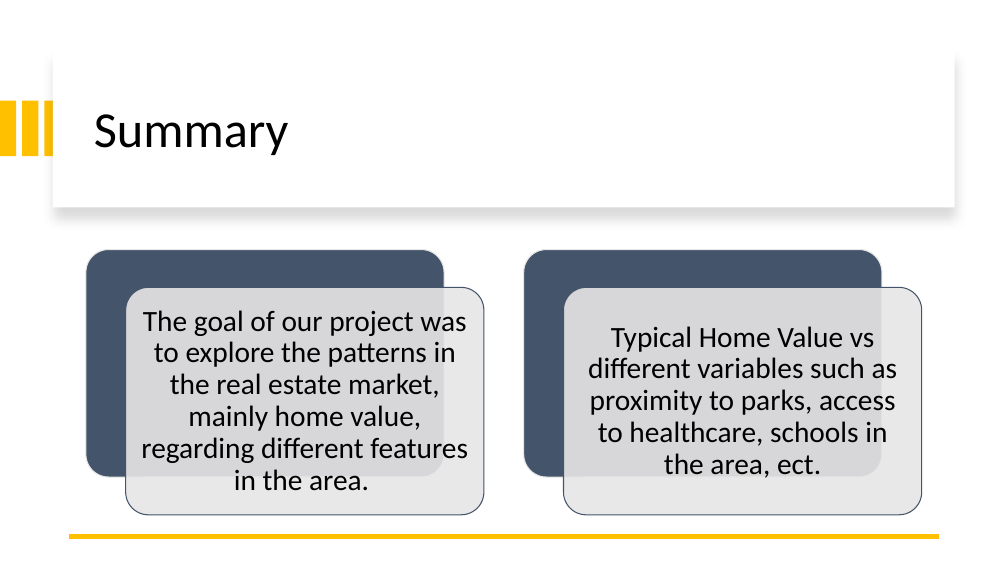
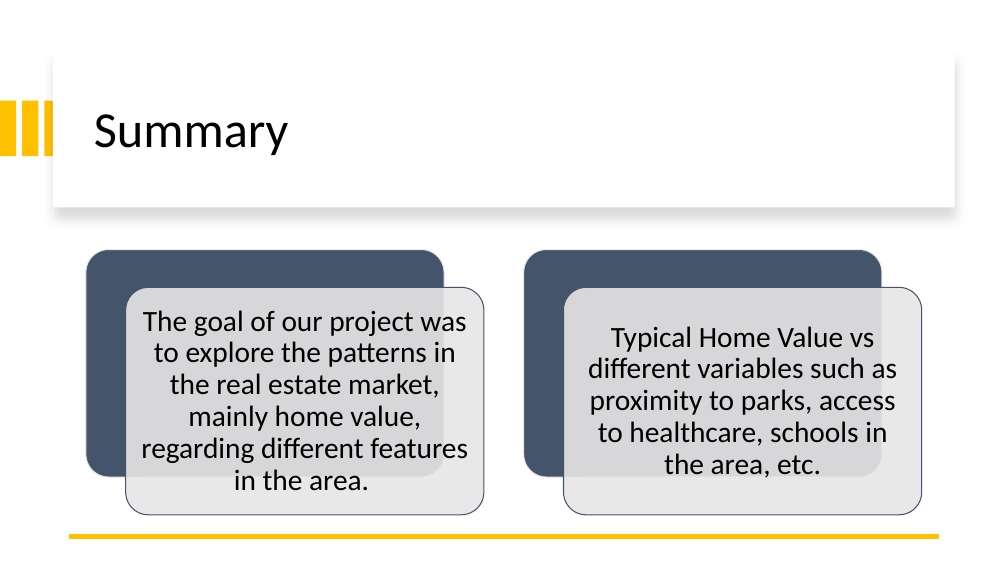
Before and after one commit to StanJohn04/Colorado_Real_Estate, a slide deck: slide 2 of Slide_Deck.pptx. Drawn at 1008x567 pixels with LibreOffice and Linux fonts; fonts in the diff are those of the drawing. Boxes give left, top, right and bottom in pixels: in the first picture for what was removed or moved away, otherwise in the second. Text is boxed around its words. In the diff, an @@ line names an element or a change of style, - is before the commit and + after.

```diff
--- a/Slide_Deck.pptx
+++ b/Slide_Deck.pptx
@@ text at bbox=[588, 326, 898, 478]: text changed @@
-Typical Home Value vs different variables such as proximity to parks, access to healthcare, schools in the area, ect.
+Typical Home Value vs different variables such as proximity to parks, access to healthcare, schools in the area, etc.
```
Also in this commit, not shown: 1 other slide changed.
